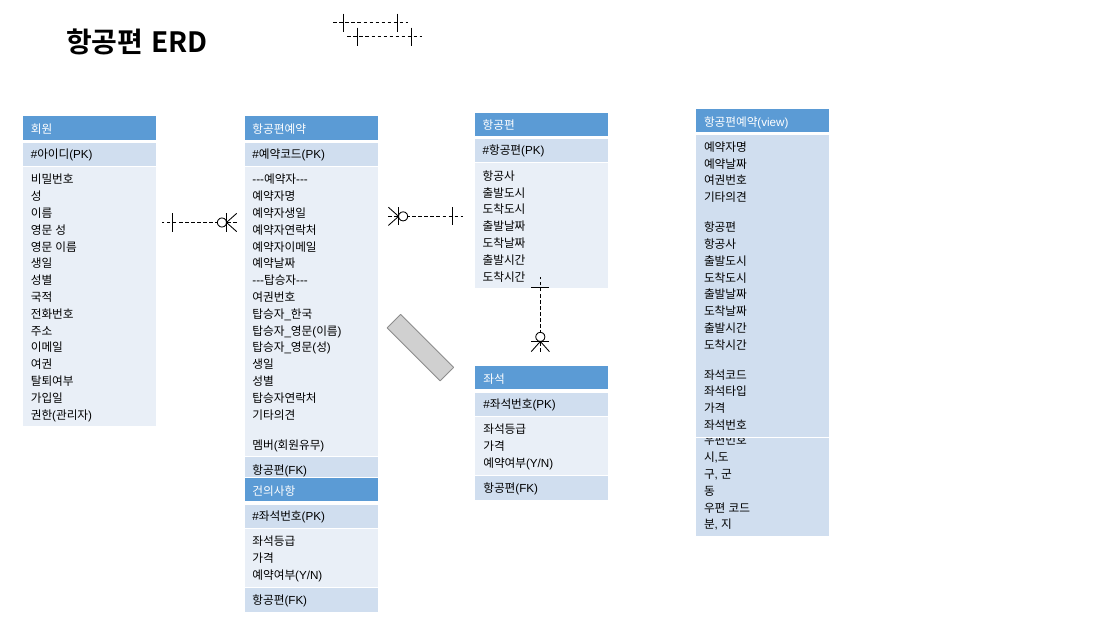
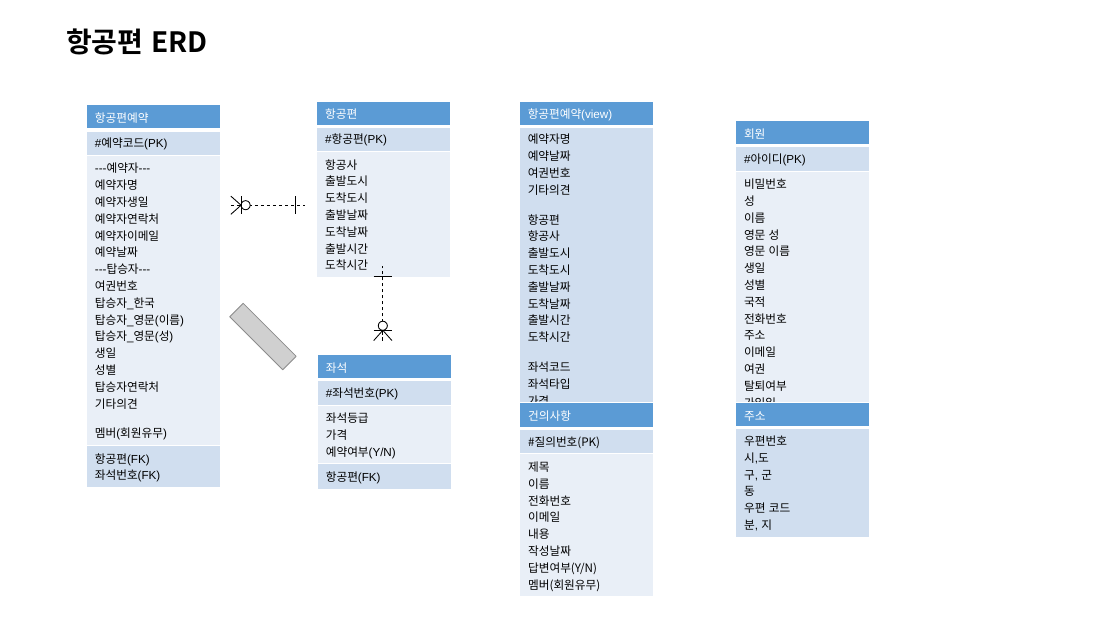
Before and after one commit to tomsnote/portfolio, a slide deck: slide 2 of UML/ERD.pptx. Drawn at 1120x630 pixels with LibreOffice and Linux fonts; fonts in the diff are those of the drawing; grey boxes stand for pictures. Boxes give left, top, right and bottom in pixels: in the first picture for what was removed or moved away, otherwise in the second. Text is boxed around its words. In the diff, an @@ line names an element or a change of style, - is before the commit and + after.

```diff
--- a/UML/ERD.pptx
+++ b/UML/ERD.pptx
@@ line removed from (334, 23) to (408, 23) @@
@@ line removed from (344, 13) to (344, 32) @@
@@ line removed from (358, 28) to (358, 46) @@
@@ line removed from (398, 13) to (398, 32) @@
@@ line removed from (412, 28) to (412, 46) @@
@@ line removed from (348, 37) to (422, 37) @@
@@ table resized from (x1=245, y1=116, x2=378, y2=611) to (x1=87, y1=105, x2=220, y2=486) @@
@@ table resized from (x1=696, y1=108, x2=829, y2=449) to (x1=519, y1=101, x2=653, y2=510) @@
@@ table moved from (x1=23, y1=116, x2=156, y2=426) to (x1=736, y1=121, x2=870, y2=431) @@
@@ 8 lines, 1 table moved together from (x1=388, y1=208, x2=608, y2=499) to (x1=231, y1=196, x2=451, y2=488) @@
@@ 2 ellipses, 2 lines, 1 picture, 1 table moved together from (x1=387, y1=112, x2=608, y2=382) to (x1=229, y1=101, x2=450, y2=370) @@
@@ group removed at (x1=162, y1=213, x2=237, y2=232): 5 lines, 1 ellipse @@
@@ table added at (x1=519, y1=402, x2=653, y2=595), 3 rows, 1 columns @@
+건의사항
+#질의번호(PK)
+제목 / 이름 / 전화번호 / 이메일 / 내용 / 작성날짜 / 답변여부(Y/N) / 멤버(회원유무)
@@ table moved from (x1=696, y1=402, x2=829, y2=534) to (x1=736, y1=402, x2=870, y2=535) @@
@@ table removed at (x1=245, y1=478, x2=378, y2=611), 4 rows, 1 columns @@
-건의사항
-#좌석번호(PK)
-좌석등급 / 가격 / 예약여부(Y/N)
-항공편(FK)
```
Also in this commit, not shown: 3 other slides changed, 2 slides added, 38 other files.
